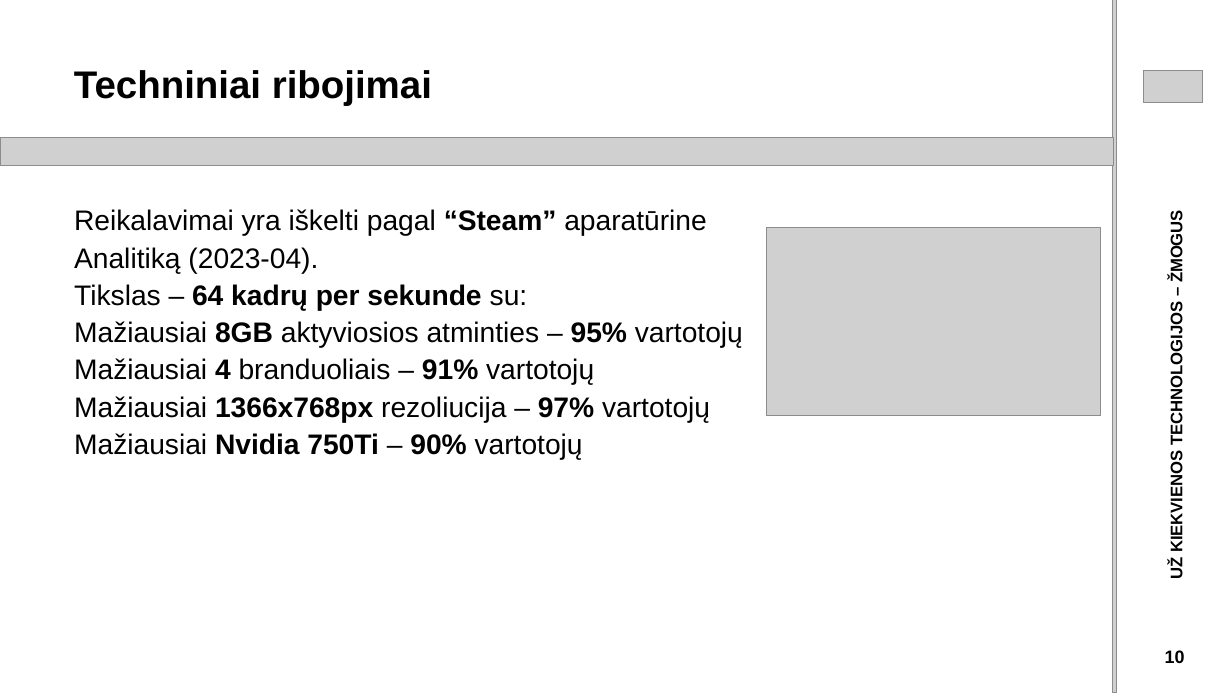
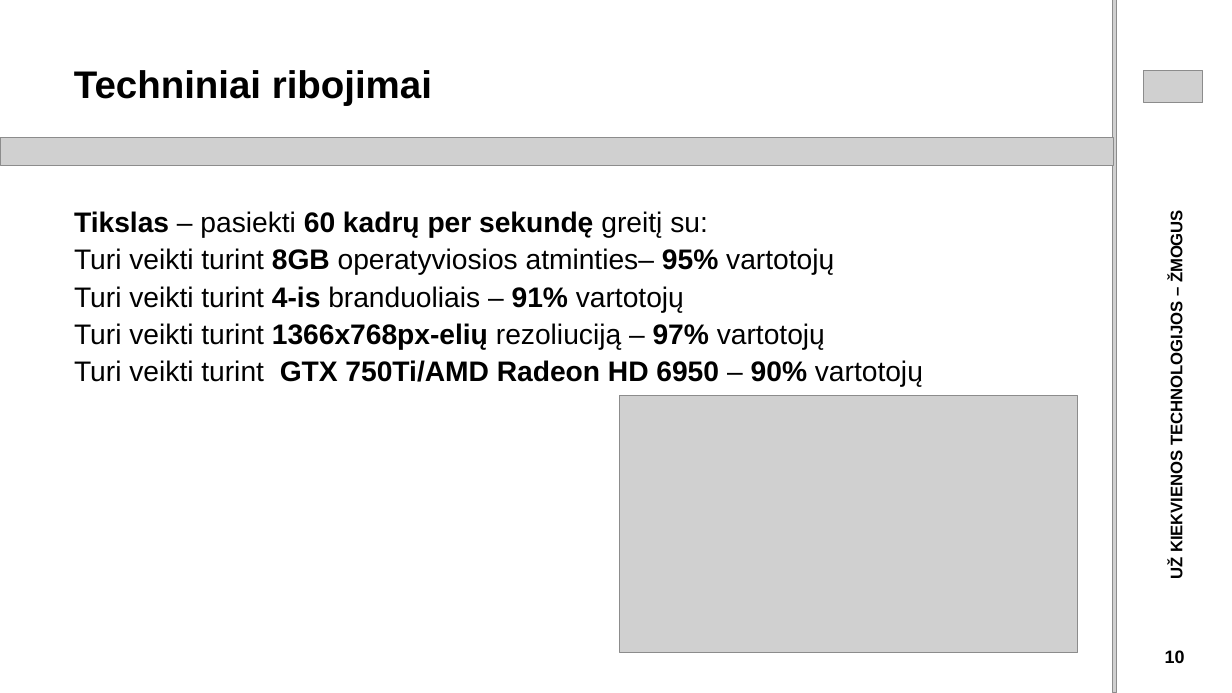
Before and after one commit to CoffeeLexer/Caecitas, a slide deck: slide 10 of Skaidres.pptx. Drawn at 1232x693 pixels with LibreOffice and Linux fonts; fonts in the diff are those of the drawing; grey boxes stand for pictures. Boxes give left, top, right and bottom in pixels: in the first picture for what was removed or moved away, otherwise in the second. Text is boxed around its words. In the diff, an @@ line names an element or a change of style, - is before the commit and + after.

```diff
--- a/Skaidres.pptx
+++ b/Skaidres.pptx
@@ text at (74, 211, 923, 387): text changed @@
-Reikalavimai yra iškelti pagal “Steam” aparatūrine
-Analitiką (2023-04).
-Tikslas – 64 kadrų per sekunde su:
-Mažiausiai 8GB aktyviosios atminties – 95% vartotojų
-Mažiausiai 4 branduoliais – 91% vartotojų
-Mažiausiai 1366x768px rezoliucija – 97% vartotojų
-Mažiausiai Nvidia 750Ti – 90% vartotojų
+Tikslas – pasiekti 60 kadrų per sekundę greitį su:
+Turi veikti turint 8GB operatyviosios atminties– 95% vartotojų
+Turi veikti turint 4-is branduoliais – 91% vartotojų
+Turi veikti turint 1366x768px-elių rezoliuciją – 97% vartotojų
+Turi veikti turint GTX 750Ti/AMD Radeon HD 6950 – 90% vartotojų
@@ picture: place and size @@
-picture at (767, 227, 1102, 415)
+picture at (620, 396, 1078, 653)
```
Also in this commit, not shown: 11 other slides changed, 2 slides added, 2 slides removed.
